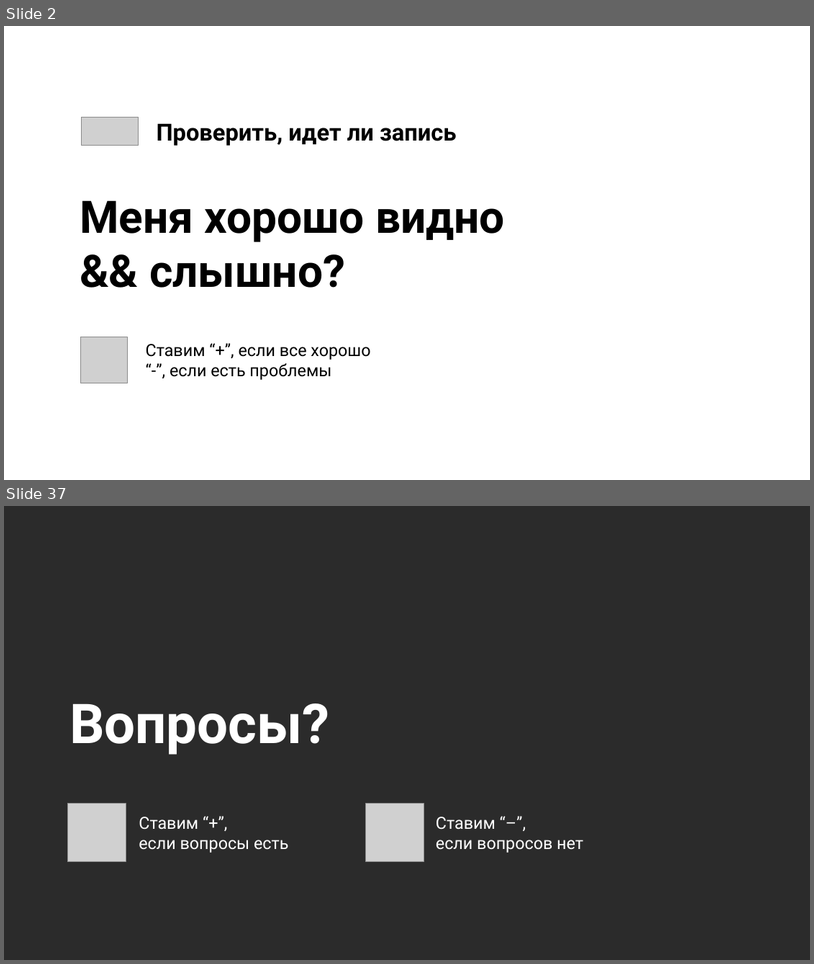
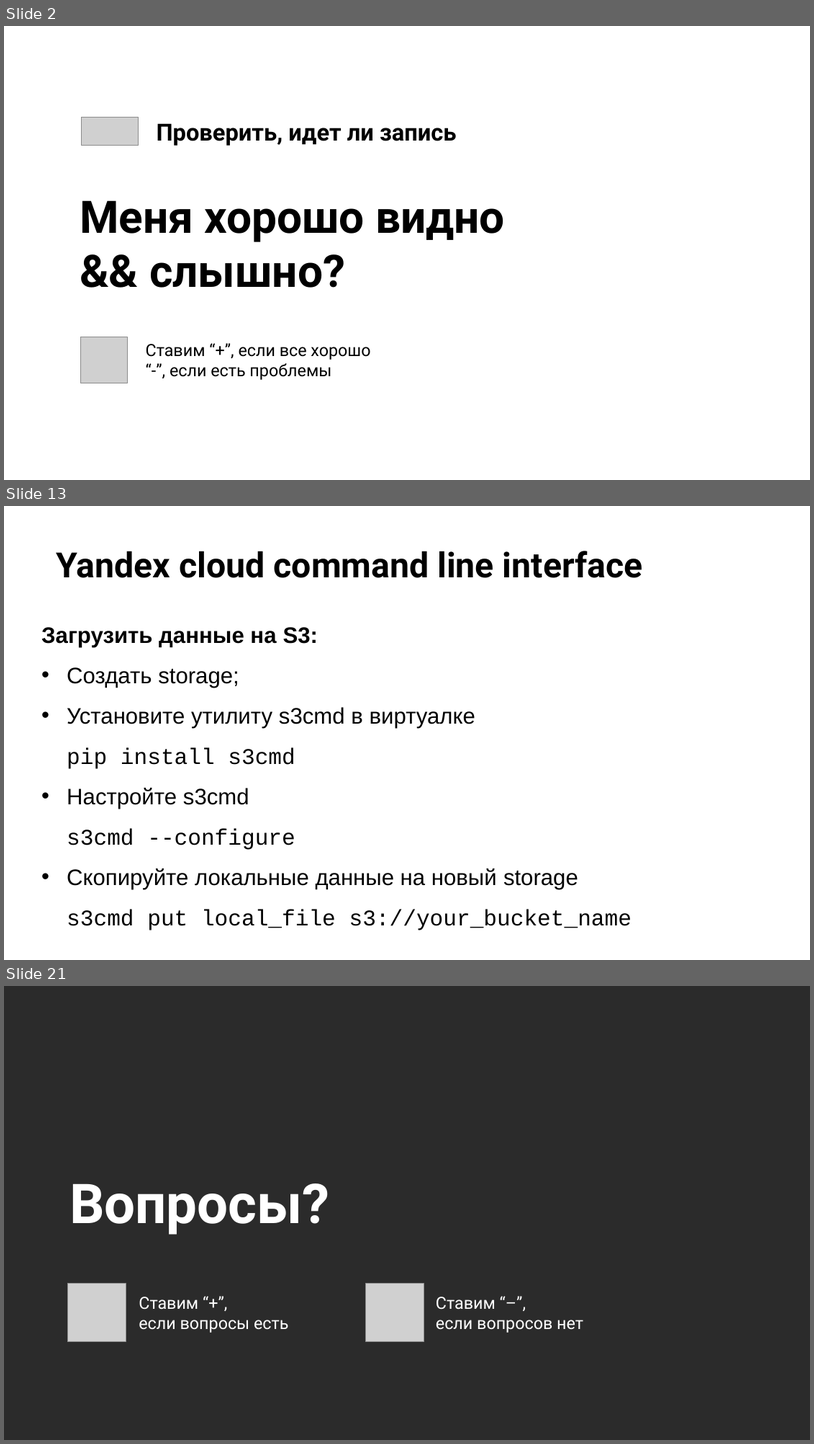
Before and after one commit to stureiko/Otus_lectures, a slide deck: MLOps/12 - Облачная инфраструктура/Presentation/Cloud infrastructure.pptx. Shown one above the other, each under a label of ours: slides 2 and 37 before the commit, slides 2, 13 and 21 after it; the slides between them are not shown. The pictures are 814x964 and 814x1444 pixels, drawn with LibreOffice and Linux fonts; fonts in the diff are those of the drawing; grey boxes stand for pictures; background and template pictures are left out; a plain dark background stands for a picture behind light text. Boxes give left, top, right and bottom in pixels: in the first picture for what was removed or moved away, otherwise in the second. Text is boxed around its words. In the diff, an @@ line names an element or a change of style, - is before the commit and + after.

```diff
--- a/MLOps/12 - Облачная инфраструктура/Presentation/Cloud infrastructure.pptx
+++ b/MLOps/12 - Облачная инфраструктура/Presentation/Cloud infrastructure.pptx
@@ slide 13 added at (4,506,810,960), background picture (left out) @@
@@ title added at (56,551,643,578), 31 pt, text #000000, bold @@
+Yandex cloud command line interface
@@ text added at (41,627,632,930), 20 pt, text #000000 @@
+Загрузить данные на S3:
+• Создать storage;
+• Установите утилиту s3cmd в виртуалке
+  pip install s3cmd
+• Настройте s3cmd
+  s3cmd --configure
+• Скопируйте локальные данные на новый storage
+  s3cmd put local_file s3://your_bucket_name
@@ what was slide 37 is now slide 21 @@
```
Also in this commit, not shown: 8 slides changed, 11 other slides added, 31 slides removed, 4 other files.
